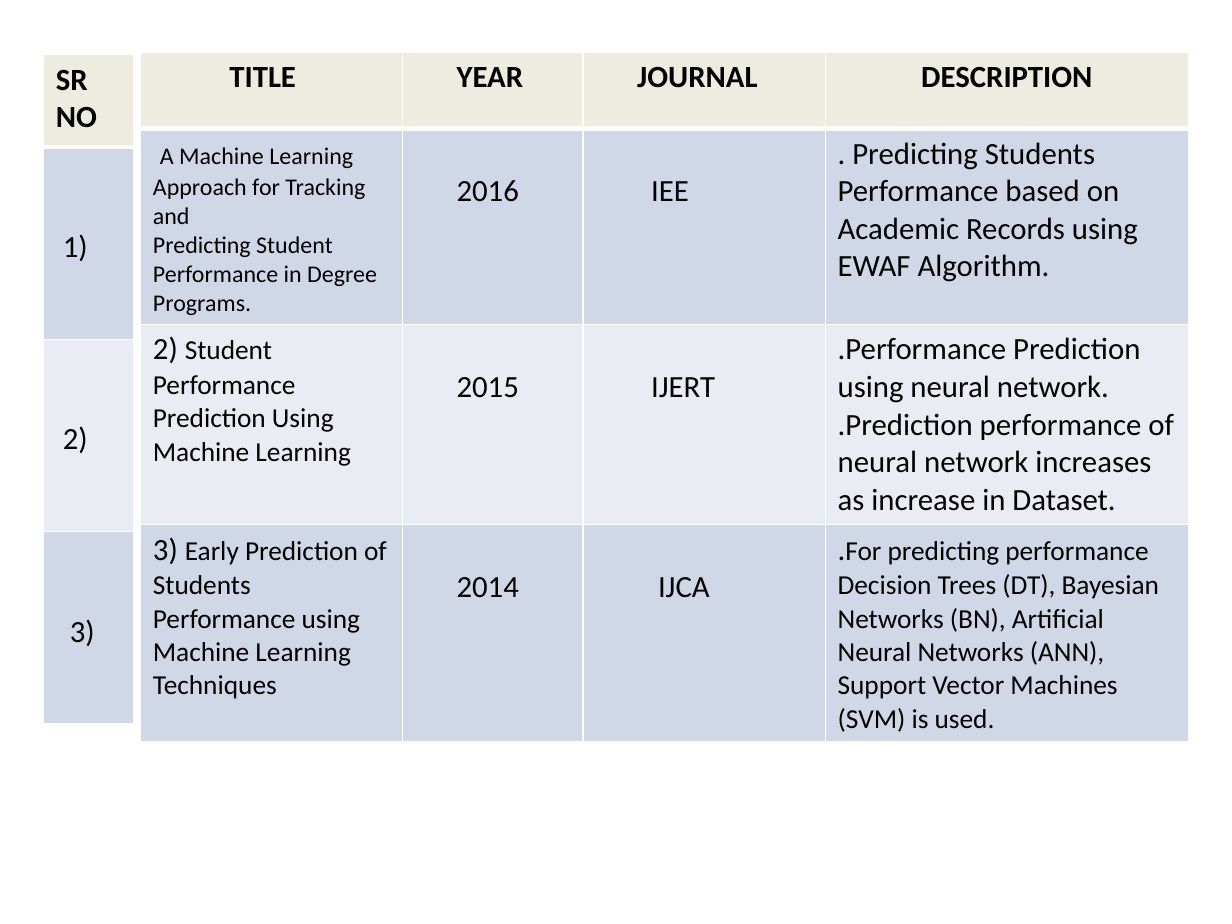
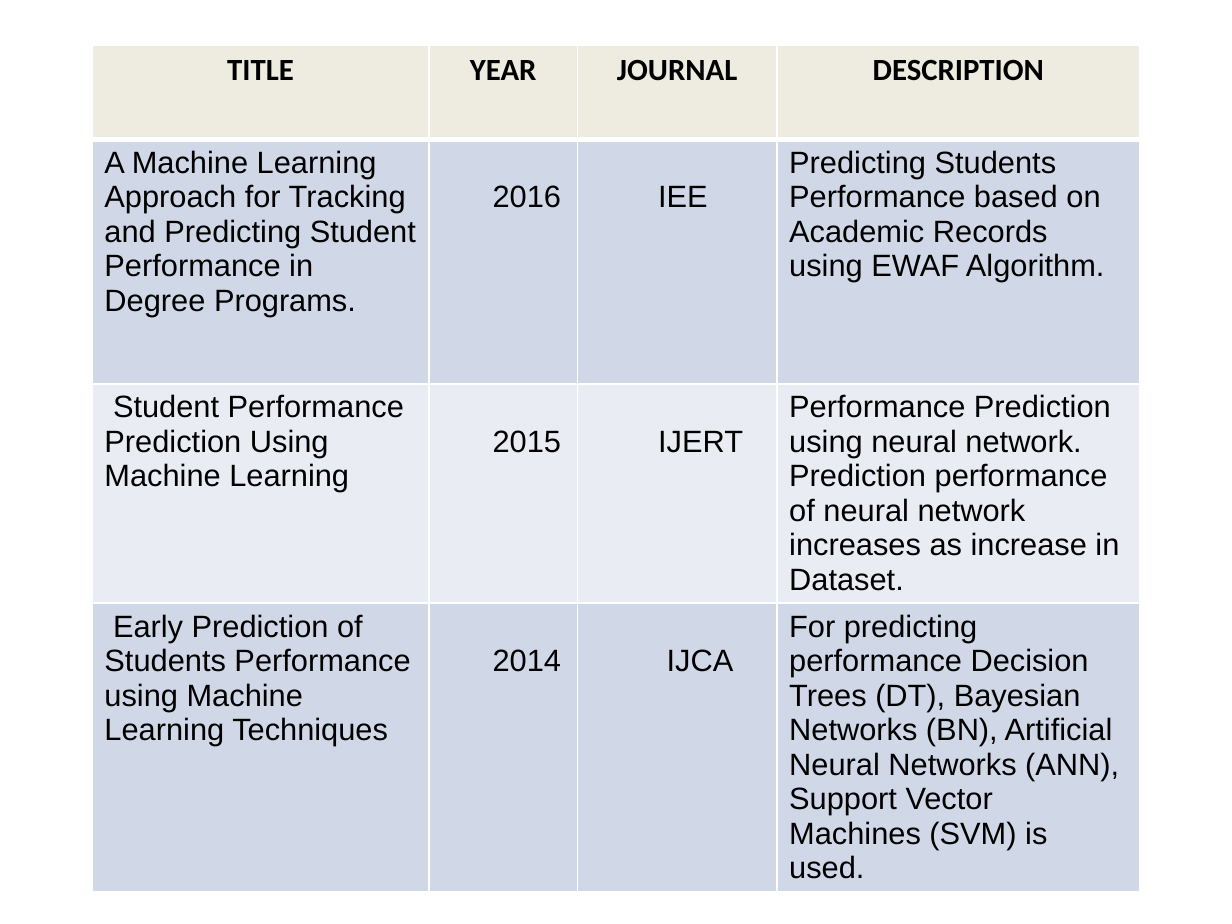
Before and after one commit to MMCOEIT/2018-19-Projects, a slide deck: slide 5 of Group3/Design/Review.pptx (slide 4 before the commit). Drawn at 1232x924 pixels with LibreOffice and Linux fonts; fonts in the diff are those of the drawing. Boxes give left, top, right and bottom in pixels: in the first picture for what was removed or moved away, otherwise in the second. Text is boxed around its words. In the diff, an @@ line names an element or a change of style, - is before the commit and + after.

```diff
--- a/Group3/Design/Review.pptx
+++ b/Group3/Design/Review.pptx
@@ table removed at [43, 54, 133, 723], 4 rows, 1 columns @@
-SR / NO
-1)
-2)
-3)
@@ table at [92, 46, 1141, 924] @@
-row 2, column 1: A Machine Learning Approach for Tracking and / Predicting Student Performance in Degree Programs.
+row 2, column 1: A Machine Learning Approach for Tracking and Predicting Student Performance in Degree Programs.
-row 2, column 4: . Predicting Students Performance based on Academic Records using EWAF Algorithm.
+row 2, column 4: Predicting Students Performance based on Academic Records using EWAF Algorithm.
-row 3, column 1: 2) Student Performance Prediction Using Machine Learning
+row 3, column 1: Student Performance Prediction Using Machine Learning
-row 3, column 4: .Performance Prediction using neural network. / .Prediction performance of neural network increases as increase in Dataset.
+row 3, column 4: Performance Prediction using neural network. / Prediction performance of neural network increases as increase in Dataset.
-row 4, column 1: 3) Early Prediction of Students Performance using Machine Learning Techniques
+row 4, column 1: Early Prediction of Students Performance using Machine Learning Techniques
-row 4, column 4: .For predicting performance Decision Trees (DT), Bayesian Networks (BN), Artificial Neural Networks (ANN), Support Vector Machines (SVM) is used.
+row 4, column 4: For predicting performance Decision Trees (DT), Bayesian Networks (BN), Artificial Neural Networks (ANN), Support Vector Machines (SVM) is used.
@@ fill #D0D8E8 to #D0D8E7 in 8 cells @@
@@ fill #E9EDF4 to #E9ECF3 in row 3 @@
@@ font Calibri to Arial in "2016", "IEE", "2015", "IJERT" and 2 more places @@
@@ alignment justified to centre @@
@@ alignment left to centre @@
@@ alignment left to justified @@
@@ borders changed @@
@@ table: place and size @@
-table at [140, 52, 1190, 736]
+table at [92, 46, 1141, 924]
```
Also in this commit, not shown: 9 other slides changed, 4 slides added, 1 slide removed, 6 other files.
